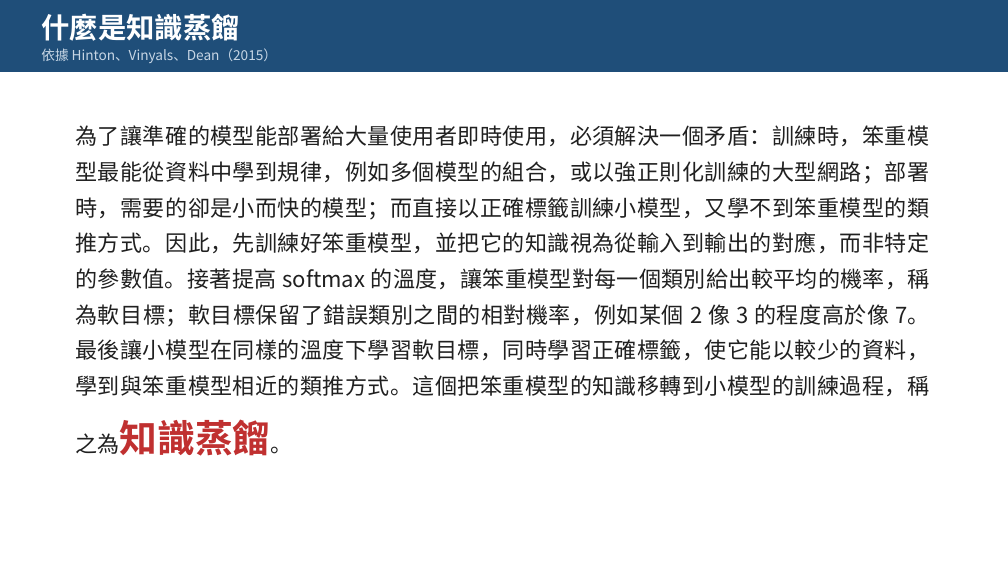
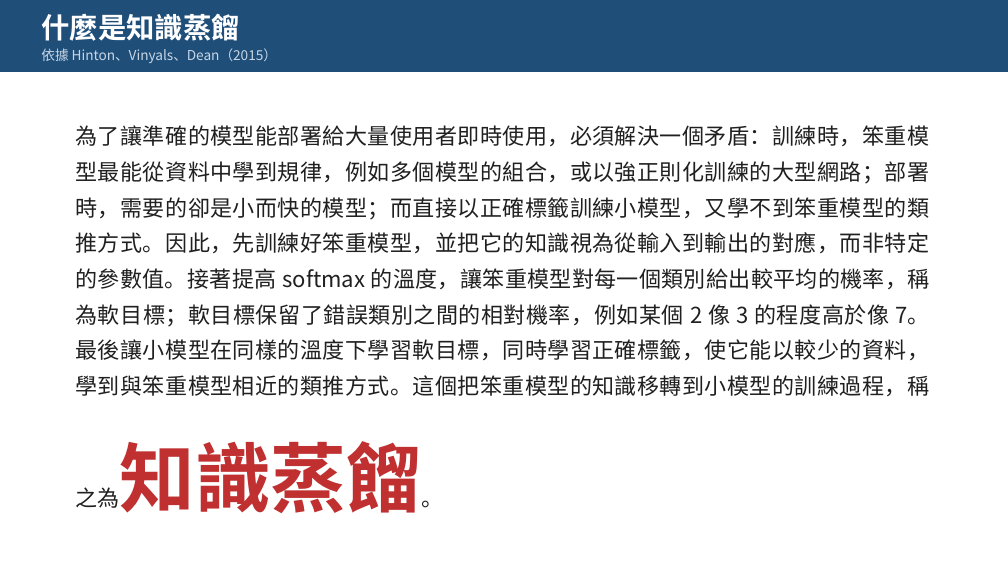
Before and after one commit to pychang-ai/115-1_DLMA, a slide deck: slide 2 of topics/knowledge-distillation/課外主題_知識蒸餾.pptx. Drawn at 1008x567 pixels with LibreOffice and Linux fonts; fonts in the diff are those of the drawing. Boxes give left, top, right and bottom in pixels: in the first picture for what was removed or moved away, otherwise in the second. Text is boxed around its words. In the diff, an @@ line names an element or a change of style, - is before the commit and + after.

```diff
--- a/topics/knowledge-distillation/課外主題_知識蒸餾.pptx
+++ b/topics/knowledge-distillation/課外主題_知識蒸餾.pptx
@@ text "為了讓準確的模型能部署給大量使用者即時使用，必須解決一個矛盾：訓練時，笨重模型最能從資料中學到規律，例如多個模型的組合， ..." at box(75, 125, 930, 513): size 36 to 72 pt in "7。最後讓小模型在同樣的溫度下學習軟目標，同時學習正確標籤，使它能以較少的資料，學到與笨重模型相近的類推方式。這個把笨重 ..." @@
```
Also in this commit, not shown: 4 other slides changed, 1 slide added, 1 other file.
